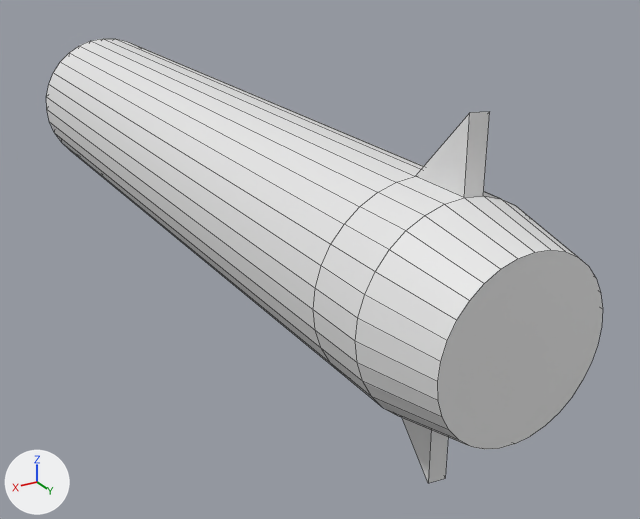
An edit to the Blender file 모델/Missile(2).blend, drawn before and after from the same camera.
Before and after are seen from a camera (50 mm lens) standing at (3.21, 6.57, 2.43) and looking at (-0.77, -0.06, -0.89). Lighting does not change. The marker at lower left points along +X, +Y and +Z. Mesh edges are drawn as thin lines.

Objects in the first picture: '실린더'.
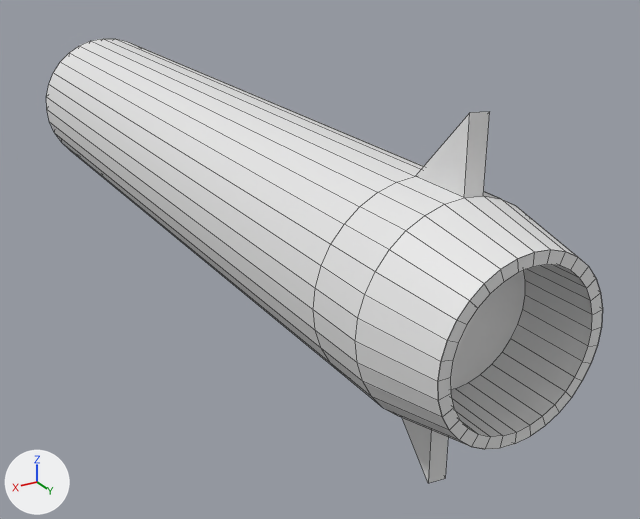
Patch to the scene script:
```diff
--- a/모델/Missile(2).blend.py
+++ b/모델/Missile(2).blend.py
@@ me_실린더 @@
 # used by ob_실린더; location = (0.0, 0.0, 0.0); rotation_euler = (-1.571, 0.0, 0.0), in degrees (-90, 0, 0); scale = (0.736, 0.736, 2.06)
-me_실린더.from_pydata(...)  # 137 vertices, 137 faces; spans x -1.0..1.0, y -1.68..1.68, z -2.6..1.66
+me_실린더.from_pydata(...)  # 265 vertices, 265 faces; spans x -1.0..1.0, y -1.68..1.68, z -2.6..1.66
+# me_실린더 part 1
+# 1 face is deleted
+# 96 vertices are added at x -0.83..0.83, y -0.83..0.83, z 1.39..1.66
+# 32 new vertices lie (0.0, 0.0, 0.27) away from vertices in x -0.71..0.71, y -0.71..0.71, z 1.39
+# 129 new faces join them
```

Boxes (x1, y1, x2, y2) around the edits, measured in the pictures (640 x 519 px):
part 1 of me_실린더, built on: (438, 250, 603, 450) in both
